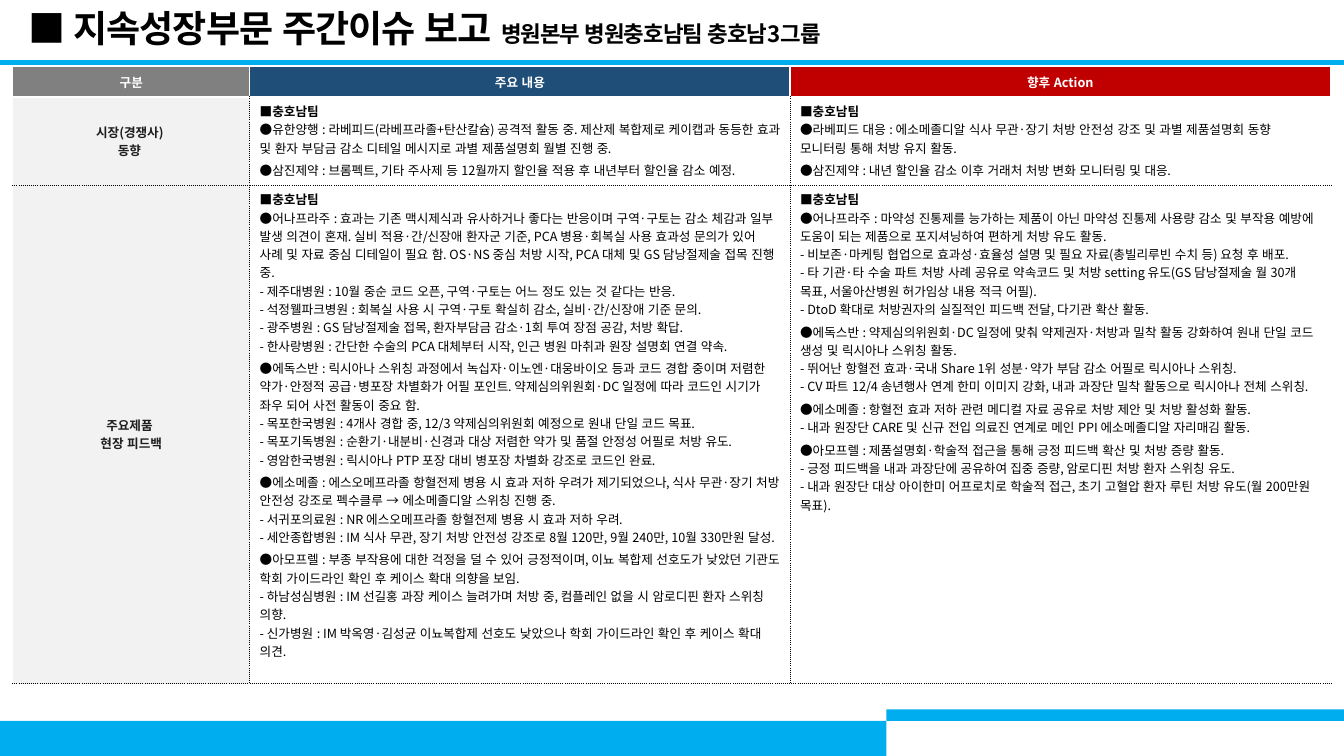
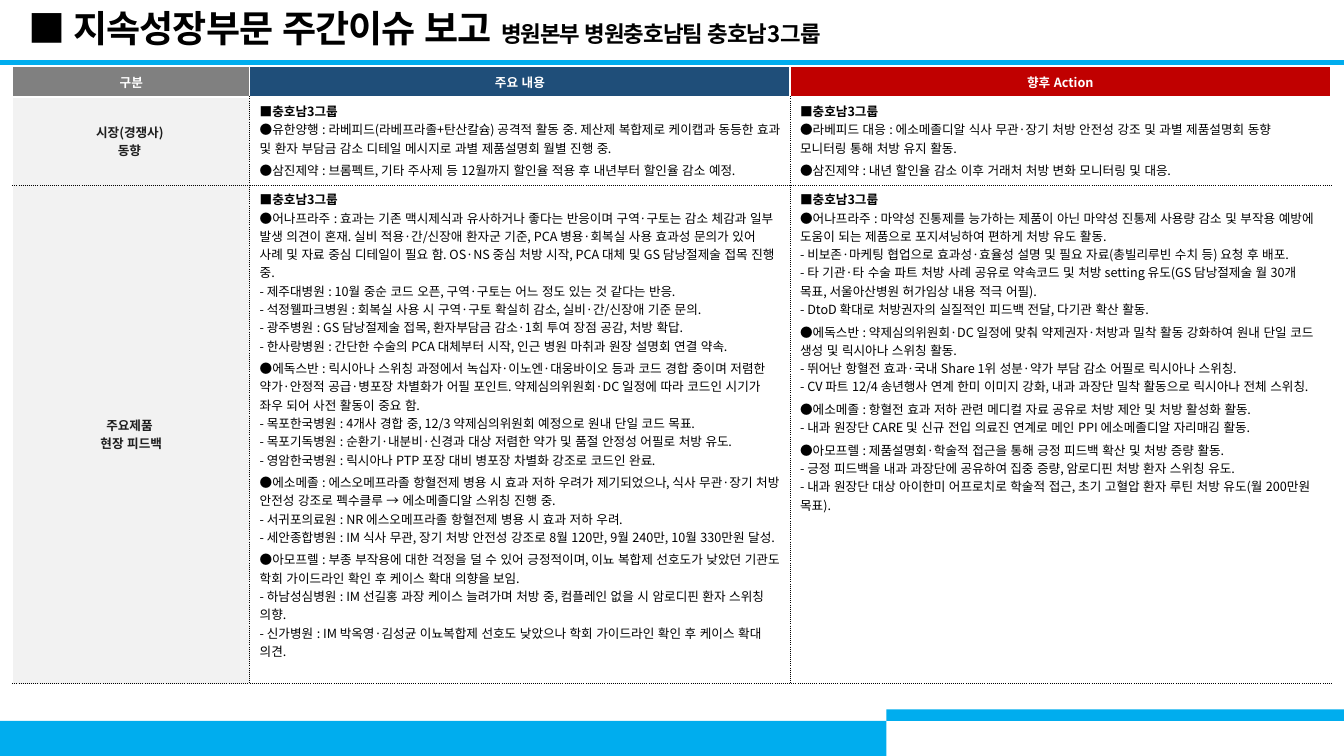
Before and after one commit to ghost9434-byte/my-first-project, a slide deck: slide 1 of 지속성장부문_월간이슈보고_충호남3그룹_초안.pptx. Drawn at 1344x756 pixels with LibreOffice and Linux fonts; fonts in the diff are those of the drawing; background and template pictures are left out. Boxes give left, top, right and bottom in pixels: in the first picture for what was removed or moved away, otherwise in the second. Text is boxed around its words. In the diff, an @@ line names an element or a change of style, - is before the commit and + after.

```diff
--- a/지속성장부문_월간이슈보고_충호남3그룹_초안.pptx
+++ b/지속성장부문_월간이슈보고_충호남3그룹_초안.pptx
@@ table at bbox=[13, 67, 1331, 661] @@
-row 2, column 2: ■충호남팀 / ●유한양행 : 라베피드(라베프라졸+탄산칼슘) 공격적 활동 중. 제산제 복합제로 케이캡과 동등한 효과 및 환자 부담금 감소 디테일 메시지로 과별 제품설명회 월별 진행 중. / ●삼진제약 : 브롬펙트, 기타 주사제 등 12월까지 할인율 적용 후 내년부터 할인율 감소 예정.
+row 2, column 2: ■충호남3그룹 / ●유한양행 : 라베피드(라베프라졸+탄산칼슘) 공격적 활동 중. 제산제 복합제로 케이캡과 동등한 효과 및 환자 부담금 감소 디테일 메시지로 과별 제품설명회 월별 진행 중. / ●삼진제약 : 브롬펙트, 기타 주사제 등 12월까지 할인율 적용 후 내년부터 할인율 감소 예정.
-row 2, column 3: ■충호남팀 / ●라베피드 대응 : 에소메졸디알 식사 무관·장기 처방 안전성 강조 및 과별 제품설명회 동향 모니터링 통해 처방 유지 활동. / ●삼진제약 : 내년 할인율 감소 이후 거래처 처방 변화 모니터링 및 대응.
+row 2, column 3: ■충호남3그룹 / ●라베피드 대응 : 에소메졸디알 식사 무관·장기 처방 안전성 강조 및 과별 제품설명회 동향 모니터링 통해 처방 유지 활동. / ●삼진제약 : 내년 할인율 감소 이후 거래처 처방 변화 모니터링 및 대응.
-row 3, column 2: ■충호남팀 / ●어나프라주 : 효과는 기존 맥시제식과 유사하거나 좋다는 반응이며 구역·구토는 감소 체감과 일부 발생 의견이 혼재. 실비 적용·간/신장애 환자군 기준, PCA 병용·회복실 사용 효과성 문의가 있어 사례 및 자료 중심 디테일이 필요 함. OS·NS 중심 처방 시작, PCA 대체 및 GS 담낭절제술 접목 진행 중. / - 제주대병원 : 10월 중순 코드 오픈, 구역·구토는 어느 정도 있는 것 같다는 반응. / - 석정웰파크병원 : 회복실 사용 시 구역·구토 확실히 감소, 실비·간/신장애 기준 문의. / - 광주병원 : GS 담낭절제술 접목, 환자부담금 감소·1회 투여 장점 공감, 처방 확답. / - 한사랑병원 : 간단한 수술의 PCA 대체부터 시작, 인근 병원 마취과 원장 설명회 연결 약속. / ●에독스반 : 릭시아나 스위칭 과정에서 녹십자·이노엔·대웅바이오 등과 코드 경합 중이며 저렴한 약가·안정적 공급·병포장 차별화가 어필 포인트. 약제심의위원회·DC 일정에 따라 코드인 시기가 좌우 되어 사전 활동이 중요 함. / - 목포한국병원 : 4개사 경합 중, 12/3 약제심의위원회 예정으로 원내 단일 코드 목표. / - 목포기독병원 : 순환기·내분비·신경과 대상 저렴한 약가 및 품절 안정성 어필로 처방 유도. / - 영암한국병원 : 릭시아나 PTP 포장 대비 병포장 차별화 강조로 코드인 완료. / ●에소메졸 : 에스오메프라졸 항혈전제 병용 시 효과 저하 우려가 제기되었으나, 식사 무관·장기 처방 안전성 강조로 펙수클루 → 에소메졸디알 스위칭 진행 중. / - 서귀포의료원 : NR 에스오메프라졸 항혈전제 병용 시 효과 저하 우려. / - 세안종합병원 : IM 식사 무관, 장기 처방 안전성 강조로 8월 120만, 9월 240만, 10월 330만원 달성. / ●아모프렐 : 부종 부작용에 대한 걱정을 덜 수 있어 긍정적이며, 이뇨 복합제 선호도가 낮았던 기관도 학회 가이드라인 확인 후 케이스 확대 의향을 보임. / - 하남성심병원 : IM 선길홍 과장 케이스 늘려가며 처방 중, 컴플레인 없을 시 암로디핀 환자 스위칭 의향. / - 신가병원 : IM 박옥영·김성균 이뇨복합제 선호도 낮았으나 학회 가이드라인 확인 후 케이스 확대 의견.
+row 3, column 2: ■충호남3그룹 / ●어나프라주 : 효과는 기존 맥시제식과 유사하거나 좋다는 반응이며 구역·구토는 감소 체감과 일부 발생 의견이 혼재. 실비 적용·간/신장애 환자군 기준, PCA 병용·회복실 사용 효과성 문의가 있어 사례 및 자료 중심 디테일이 필요 함. OS·NS 중심 처방 시작, PCA 대체 및 GS 담낭절제술 접목 진행 중. / - 제주대병원 : 10월 중순 코드 오픈, 구역·구토는 어느 정도 있는 것 같다는 반응. / - 석정웰파크병원 : 회복실 사용 시 구역·구토 확실히 감소, 실비·간/신장애 기준 문의. / - 광주병원 : GS 담낭절제술 접목, 환자부담금 감소·1회 투여 장점 공감, 처방 확답. / - 한사랑병원 : 간단한 수술의 PCA 대체부터 시작, 인근 병원 마취과 원장 설명회 연결 약속. / ●에독스반 : 릭시아나 스위칭 과정에서 녹십자·이노엔·대웅바이오 등과 코드 경합 중이며 저렴한 약가·안정적 공급·병포장 차별화가 어필 포인트. 약제심의위원회·DC 일정에 따라 코드인 시기가 좌우 되어 사전 활동이 중요 함. / - 목포한국병원 : 4개사 경합 중, 12/3 약제심의위원회 예정으로 원내 단일 코드 목표. / - 목포기독병원 : 순환기·내분비·신경과 대상 저렴한 약가 및 품절 안정성 어필로 처방 유도. / - 영암한국병원 : 릭시아나 PTP 포장 대비 병포장 차별화 강조로 코드인 완료. / ●에소메졸 : 에스오메프라졸 항혈전제 병용 시 효과 저하 우려가 제기되었으나, 식사 무관·장기 처방 안전성 강조로 펙수클루 → 에소메졸디알 스위칭 진행 중. / - 서귀포의료원 : NR 에스오메프라졸 항혈전제 병용 시 효과 저하 우려. / - 세안종합병원 : IM 식사 무관, 장기 처방 안전성 강조로 8월 120만, 9월 240만, 10월 330만원 달성. / ●아모프렐 : 부종 부작용에 대한 걱정을 덜 수 있어 긍정적이며, 이뇨 복합제 선호도가 낮았던 기관도 학회 가이드라인 확인 후 케이스 확대 의향을 보임. / - 하남성심병원 : IM 선길홍 과장 케이스 늘려가며 처방 중, 컴플레인 없을 시 암로디핀 환자 스위칭 의향. / - 신가병원 : IM 박옥영·김성균 이뇨복합제 선호도 낮았으나 학회 가이드라인 확인 후 케이스 확대 의견.
-row 3, column 3: ■충호남팀 / ●어나프라주 : 마약성 진통제를 능가하는 제품이 아닌 마약성 진통제 사용량 감소 및 부작용 예방에 도움이 되는 제품으로 포지셔닝하여 편하게 처방 유도 활동. / - 비보존·마케팅 협업으로 효과성·효율성 설명 및 필요 자료(총빌리루빈 수치 등) 요청 후 배포. / - 타 기관·타 수술 파트 처방 사례 공유로 약속코드 및 처방 setting 유도(GS 담낭절제술 월 30개 목표, 서울아산병원 허가임상 내용 적극 어필). / - DtoD 확대로 처방권자의 실질적인 피드백 전달, 다기관 확산 활동. / ●에독스반 : 약제심의위원회·DC 일정에 맞춰 약제권자·처방과 밀착 활동 강화하여 원내 단일 코드 생성 및 릭시아나 스위칭 활동. / - 뛰어난 항혈전 효과·국내 Share 1위 성분·약가 부담 감소 어필로 릭시아나 스위칭. / - CV 파트 12/4 송년행사 연계 한미 이미지 강화, 내과 과장단 밀착 활동으로 릭시아나 전체 스위칭. / ●에소메졸 : 항혈전 효과 저하 관련 메디컬 자료 공유로 처방 제안 및 처방 활성화 활동. / - 내과 원장단 CARE 및 신규 전입 의료진 연계로 메인 PPI 에소메졸디알 자리매김 활동. / ●아모프렐 : 제품설명회·학술적 접근을 통해 긍정 피드백 확산 및 처방 증량 활동. / - 긍정 피드백을 내과 과장단에 공유하여 집중 증량, 암로디핀 처방 환자 스위칭 유도. / - 내과 원장단 대상 아이한미 어프로치로 학술적 접근, 초기 고혈압 환자 루틴 처방 유도(월 200만원 목표).
+row 3, column 3: ■충호남3그룹 / ●어나프라주 : 마약성 진통제를 능가하는 제품이 아닌 마약성 진통제 사용량 감소 및 부작용 예방에 도움이 되는 제품으로 포지셔닝하여 편하게 처방 유도 활동. / - 비보존·마케팅 협업으로 효과성·효율성 설명 및 필요 자료(총빌리루빈 수치 등) 요청 후 배포. / - 타 기관·타 수술 파트 처방 사례 공유로 약속코드 및 처방 setting 유도(GS 담낭절제술 월 30개 목표, 서울아산병원 허가임상 내용 적극 어필). / - DtoD 확대로 처방권자의 실질적인 피드백 전달, 다기관 확산 활동. / ●에독스반 : 약제심의위원회·DC 일정에 맞춰 약제권자·처방과 밀착 활동 강화하여 원내 단일 코드 생성 및 릭시아나 스위칭 활동. / - 뛰어난 항혈전 효과·국내 Share 1위 성분·약가 부담 감소 어필로 릭시아나 스위칭. / - CV 파트 12/4 송년행사 연계 한미 이미지 강화, 내과 과장단 밀착 활동으로 릭시아나 전체 스위칭. / ●에소메졸 : 항혈전 효과 저하 관련 메디컬 자료 공유로 처방 제안 및 처방 활성화 활동. / - 내과 원장단 CARE 및 신규 전입 의료진 연계로 메인 PPI 에소메졸디알 자리매김 활동. / ●아모프렐 : 제품설명회·학술적 접근을 통해 긍정 피드백 확산 및 처방 증량 활동. / - 긍정 피드백을 내과 과장단에 공유하여 집중 증량, 암로디핀 처방 환자 스위칭 유도. / - 내과 원장단 대상 아이한미 어프로치로 학술적 접근, 초기 고혈압 환자 루틴 처방 유도(월 200만원 목표).
```
Also in this commit, not shown: 1 other slide changed.
